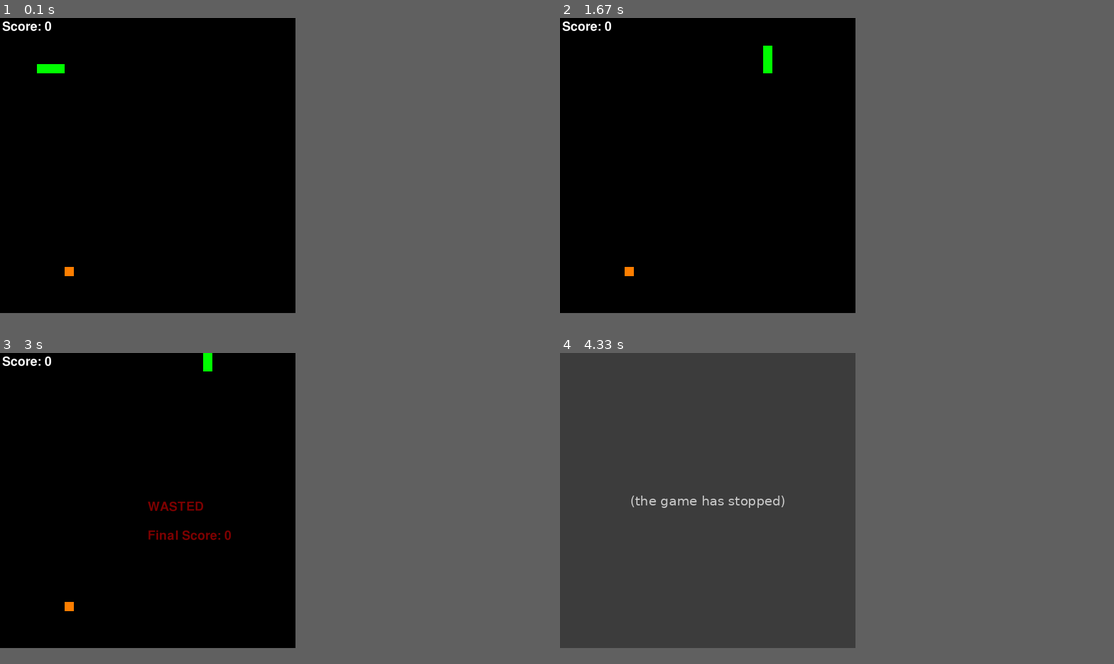
Above: before the commit, frames 1-4 (two rows, left to right).
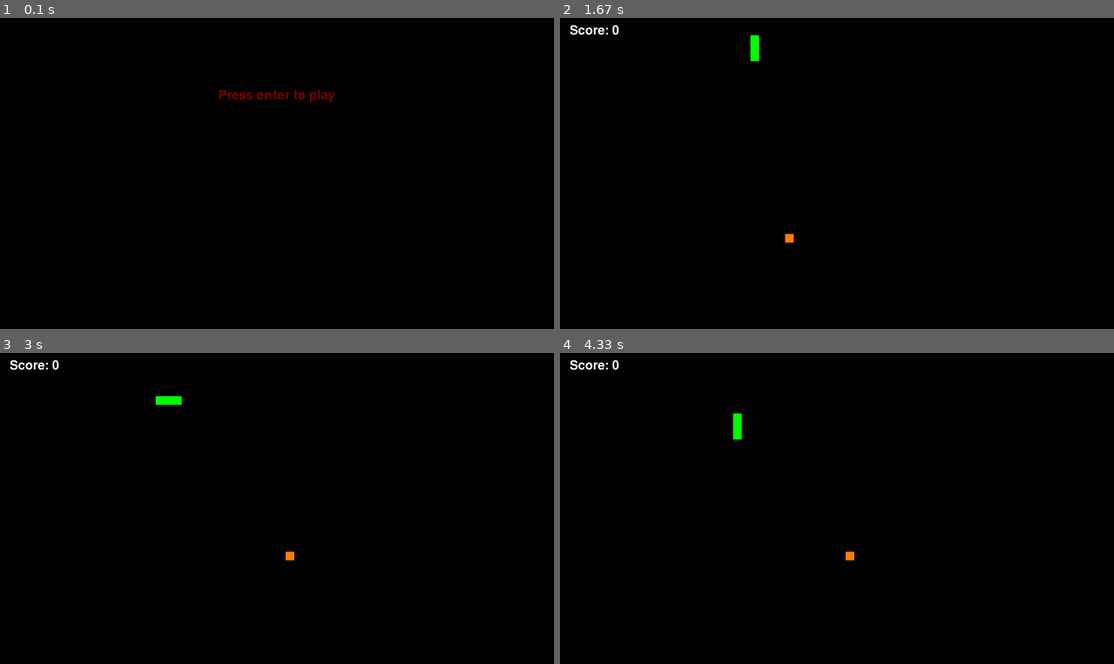
Above: after the commit, the same moments.

Repository: hutgib2/games_site
Game: pygame game, started from games/snake/src/main.py
The game is run twice, just before and just after one commit, with the same random seed, the same clock (stepped at 60 frames per second) and the same inputs.
Inputs:
- Up to frame 1 (0.1 s): no input
- Up to frame 2 (1.67 s): tap Enter at 0.33, 0.67 s; hold D 1-1.47 s; hold W from 1.5 s (still down)
- Up to frame 3 (3 s): release W at 1.97 s; tap Enter at 2 s
- Up to frame 4 (4.33 s): hold S 3.4-3.7 s; hold A 3.73-4.13 s; hold W from 4.17 s (still down); tap Enter at 4.32 s
In our replay, the window is 480x480 before the commit and 900x506 after it. These sizes can differ from the game's own. Grey fills any space a smaller window leaves; there, only what the larger window draws over its background counts as a difference.

The runs differ from the first frame. In frame 1, 0.6% of the frame differs, in the area x 0-61%, y 0-84%; in frame 2, 0.6%; in frame 3, 0.9%; in frame 4, 51%, in the area x 0-54%, y 0-95%.
Before the commit the program exited at 3.9 s; later frames show no game.

Commit message:
Changed game sizes of snake, roguelike and pong for desktop gameplay.
Co-authored-by: edenjamsalem <edenjamsalem@users.noreply.github.com>

Diff:
--- a/games/roguelike/src/game/settings.py
+++ b/games/roguelike/src/game/settings.py
@@ -2,7 +2,7 @@
 
 pygame.init()
 
-WINDOW_WIDTH = 2560
-WINDOW_HEIGHT = 1280
+WINDOW_WIDTH = 1920
+WINDOW_HEIGHT = 1080
 FONT = pygame.font.SysFont(None, 128)
 screen = pygame.display.set_mode((WINDOW_WIDTH, WINDOW_HEIGHT))
--- a/games/snake/src/game/settings.py
+++ b/games/snake/src/game/settings.py
@@ -2,10 +2,9 @@
 
 pygame.init()
 FONT = pygame.font.SysFont(None, 64)
-CELL_SIZE = 32
-ROWS = 32
-COLS = 32
-WINDOW_WIDTH = COLS * CELL_SIZE
-WINDOW_HEIGHT= ROWS * CELL_SIZE
+WINDOW_WIDTH, WINDOW_HEIGHT = 1920, 1080
+CELL_SIZE = 30
+ROWS = int(WINDOW_HEIGHT / CELL_SIZE)
+COLS = int(WINDOW_WIDTH / CELL_SIZE)
 screen = pygame.display.set_mode((WINDOW_WIDTH, WINDOW_HEIGHT))
 pygame.display.set_caption('snake')
--- a/games/snake/src/game/snake.py
+++ b/games/snake/src/game/snake.py
@@ -6,61 +6,74 @@
 
 class Snake():
     def __init__(self):
-        self.snake = [(5,5),(5,4),(5,3)]
-        self.direction = (0, 1)
-        self.clock= AsyncClock(fps=12)
-        self.running = True
-        self.food = (random.randint(1, ROWS-2), random.randint(1, COLS-2))
+        self.clock= AsyncClock(fps=16)
+        self.score = None
 
     def draw_text(self,text, color, x, y):
         img = FONT.render(text, True, color)
-        screen.blit(img, (x, y))
+        font_rect = img.get_frect(center=(x, y))
+        screen.blit(img, font_rect)
+
+    async def show_menu(self):
+        while True:
+            await self.clock.tick()
+            for event in pygame.event.get():
+                if event.type == pygame.QUIT:
+                    return
+                if event.type == pygame.KEYDOWN and event.key == pygame.K_RETURN:
+                    await self.run()
+
+            screen.fill((0,0,0))
+            self.draw_text('Press enter to play', (128, 0, 0), WINDOW_WIDTH / 2, WINDOW_HEIGHT / 4)
+            if self.score != None:
+                self.draw_text('WASTED', (128, 0, 0), WINDOW_WIDTH / 2, WINDOW_HEIGHT / 2)
+                self.draw_text(f'Final score: {self.score}', (128, 0, 0), WINDOW_WIDTH / 2, 100 + WINDOW_HEIGHT / 2)
+            pygame.display.update()
 
 
     async def run(self):
-        while self.running:
+        self.score = 0
+        snake = [(5,5),(5,4),(5,3)]
+        direction = (0, 1)
+        food = (random.randint(1, ROWS-2), random.randint(1, COLS-2))
+        running = True
+        while running:
             await self.clock.tick()
             for event in pygame.event.get():
                 if event.type == pygame.QUIT:
-                    self.running = False
+                    running = False
                 elif event.type == pygame.KEYDOWN:
-                    if event.key == pygame.K_w and self.direction != (1, 0):
-                        self.direction = (-1, 0)
-                    if event.key == pygame.K_s and self.direction != (-1, 0):
-                        self.direction = (1, 0)
-                    if event.key == pygame.K_a and self.direction != (0, 1):
-                        self.direction = (0, -1)
-                    if event.key == pygame.K_d and self.direction != (0, -1):
-                        self.direction = (0, 1)
-            head_row, head_col = self.snake[0]
-            d_row, d_col = self.direction
+                    if event.key == pygame.K_w and direction != (1, 0):
+                        direction = (-1, 0)
+                    if event.key == pygame.K_s and direction != (-1, 0):
+                        direction = (1, 0)
+                    if event.key == pygame.K_a and direction != (0, 1):
+                        direction = (0, -1)
+                    if event.key == pygame.K_d and direction != (0, -1):
+                        direction = (0, 1)
+            head_row, head_col = snake[0]
+            d_row, d_col = direction
             new_head = (head_row+d_row, head_col+d_col)
 
             # wall_collision
-            if new_head == self.food:
-                self.food = (random.randint(1, ROWS-2), random.randint(1, COLS-2))
+            if new_head == food:
+                food = (random.randint(1, ROWS-2), random.randint(1, COLS-2))
             else:
-                self.snake.pop()
+                snake.pop()
 
             if not (0 <= new_head[0] < ROWS and 0 <= new_head[1] < COLS):
-                self.running = False
-            # snake_collision
-            elif new_head in self.snake:
-                self.running = False
-            self.snake.insert(0, new_head)
+                running = False
+            # snake collision
+            elif new_head in snake:
+                running = False
+            snake.insert(0, new_head)
 
             screen.fill((0,0,0))
-            for row, col in self.snake:
+            for row, col in snake:
                 pygame.draw.rect(screen, (0, 255, 0),
                 (col*CELL_SIZE, row*CELL_SIZE, CELL_SIZE, CELL_SIZE))
-            f_row, f_col = self.food
+            f_row, f_col = food
             pygame.draw.rect(screen, (255, 128, 0), (f_col*CELL_SIZE, f_row*CELL_SIZE, CELL_SIZE, CELL_SIZE))
-            score = len(self.snake) - 3
-            self.draw_text(f'Score: {score}', (255, 255, 255), 8, 8)
+            self.score = len(snake) - 3
+            self.draw_text(f'Score: {self.score}', (255, 255, 255), WINDOW_WIDTH / 16, WINDOW_HEIGHT / 24)
             pygame.display.update()
-
-        self.draw_text('WASTED', (128, 0, 0), WINDOW_WIDTH / 2, WINDOW_HEIGHT / 2)
-        self.draw_text(f'Final Score: {score}', (128, 0, 0), WINDOW_WIDTH / 2, 100 + WINDOW_HEIGHT / 2)
-        pygame.display.update()
-        pygame.time.wait(2000)
-        pygame.quit()
--- a/games/snake/src/main.py
+++ b/games/snake/src/main.py
@@ -5,6 +5,6 @@
 
 async def main():
     game = Snake()
-    await game.run()
+    await game.show_menu()
 
 asyncio.run(main())
Not shown, added: game_astro_web/src/content/snake.md
